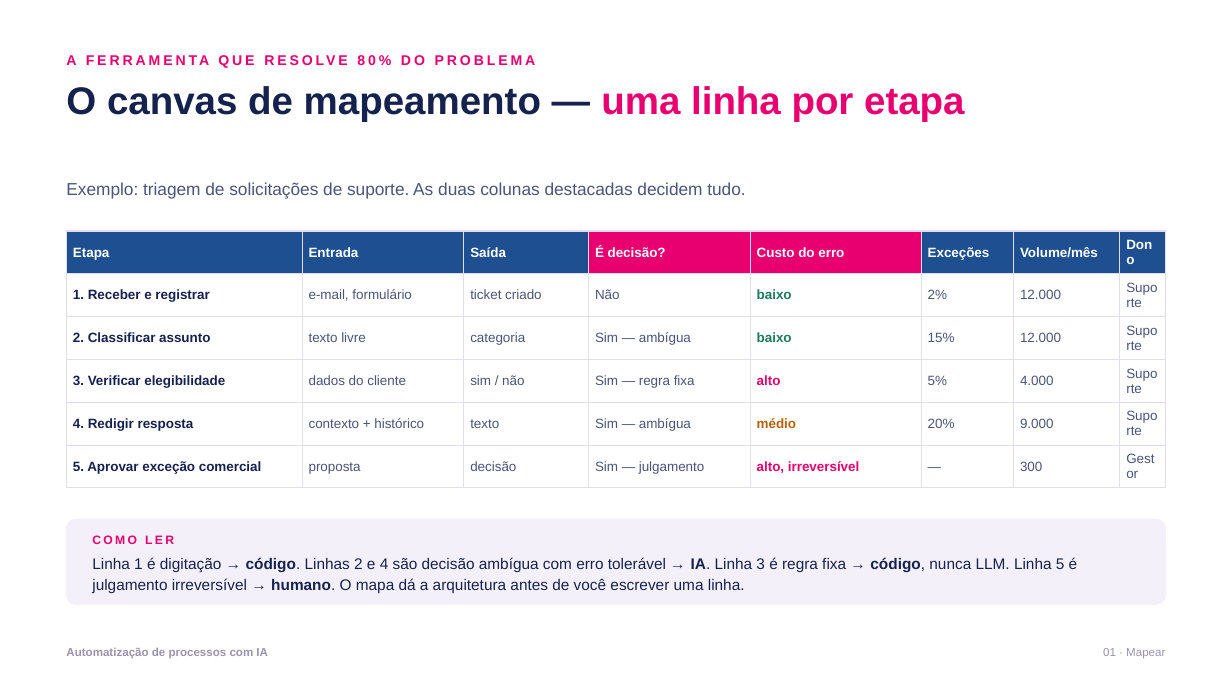
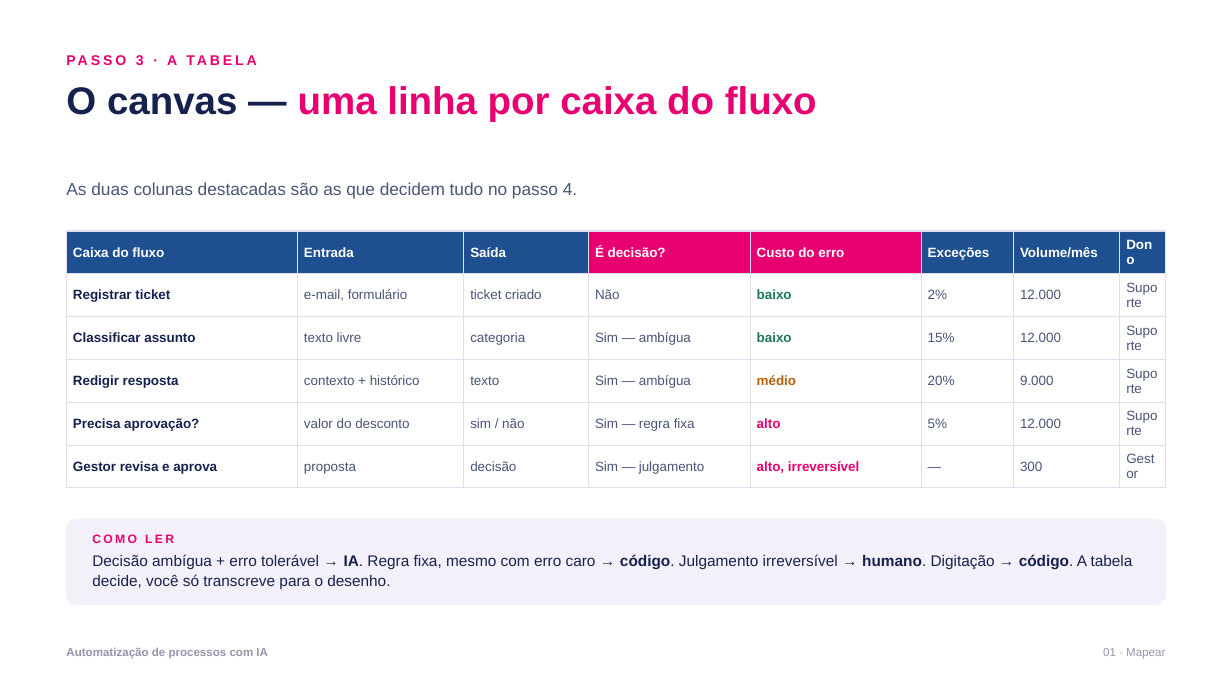
Before and after one commit to gabrcs/casamentos-app, a slide deck: slide 5 of talks/serasa-ia-automacao/deck.pptx (slide 6 before the commit). Drawn at 1232x693 pixels with LibreOffice and Linux fonts; fonts in the diff are those of the drawing. Boxes give left, top, right and bottom in pixels: in the first picture for what was removed or moved away, otherwise in the second. Text is boxed around its words. In the diff, an @@ line names an element or a change of style, - is before the commit and + after.

```diff
--- a/talks/serasa-ia-automacao/deck.pptx
+++ b/talks/serasa-ia-automacao/deck.pptx
@@ text at [136, 55, 177, 65]: text changed @@
-A FERRAMENTA QUE RESOLVE 80% DO PROBLEMA
+PASSO 3 · A TABELA
@@ text at [66, 86, 817, 122]: text changed; text colour #16224E to #E80070 @@
-O canvas de mapeamento — uma linha por etapa
+O canvas — uma linha por caixa do fluxo
@@ text at [66, 182, 577, 199]: text changed @@
-Exemplo: triagem de solicitações de suporte. As duas colunas destacadas decidem tudo.
+As duas colunas destacadas são as que decidem tudo no passo 4.
@@ table at [67, 231, 1165, 478] @@
-row 1, column 1: Etapa
+row 1, column 1: Caixa do fluxo
-row 2, column 1: 1. Receber e registrar
+row 2, column 1: Registrar ticket
-row 3, column 1: 2. Classificar assunto
+row 3, column 1: Classificar assunto
-row 4: 3. Verificar elegibilidade | dados do cliente | sim / não | Sim — regra fixa | alto | 5% | 4.000 | Suporte
+row 4: Redigir resposta | contexto + histórico | texto | Sim — ambígua | médio | 20% | 9.000 | Suporte
-row 5: 4. Redigir resposta | contexto + histórico | texto | Sim — ambígua | médio | 20% | 9.000 | Suporte
+row 5: Precisa aprovação? | valor do desconto | sim / não | Sim — regra fixa | alto | 5% | 12.000 | Suporte
-row 6, column 1: 5. Aprovar exceção comercial
+row 6, column 1: Gestor revisa e aprova
@@ text at [92, 554, 1133, 589]: text changed @@
-Linha 1 é digitação → código. Linhas 2 e 4 são decisão ambígua com erro tolerável → IA. Linha 3 é regra fixa → código, nunca LLM. Linha 5 é julgamento irreversível → humano. O mapa dá a arquitetura antes de você escrever uma linha.
+Decisão ambígua + erro tolerável → IA. Regra fixa, mesmo com erro caro → código. Julgamento irreversível → humano. Digitação → código. A tabela decide, você só transcreve para o desenho.
@@ text "Decisão ambígua + erro tolerável ..." at [92, 554, 1133, 589]: vertical alignment middle to top @@
```
Also in this commit, not shown: 5 other slides changed, 9 slides added, 13 slides removed, 4 other files.
